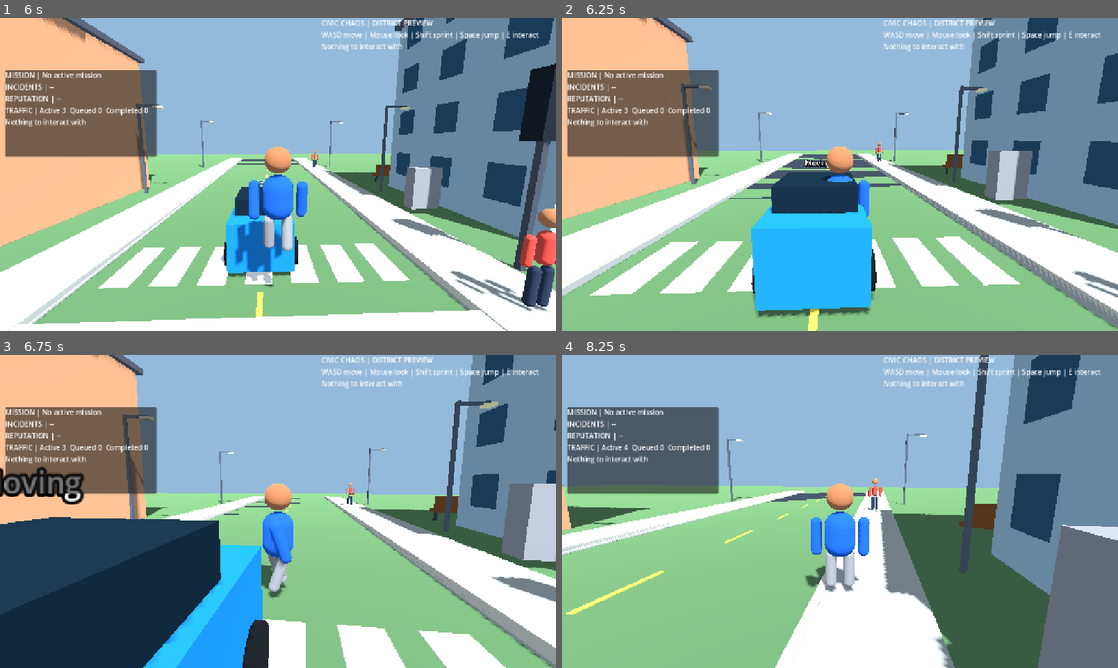
Above: before the commit, frames 1-4 (two rows, left to right).
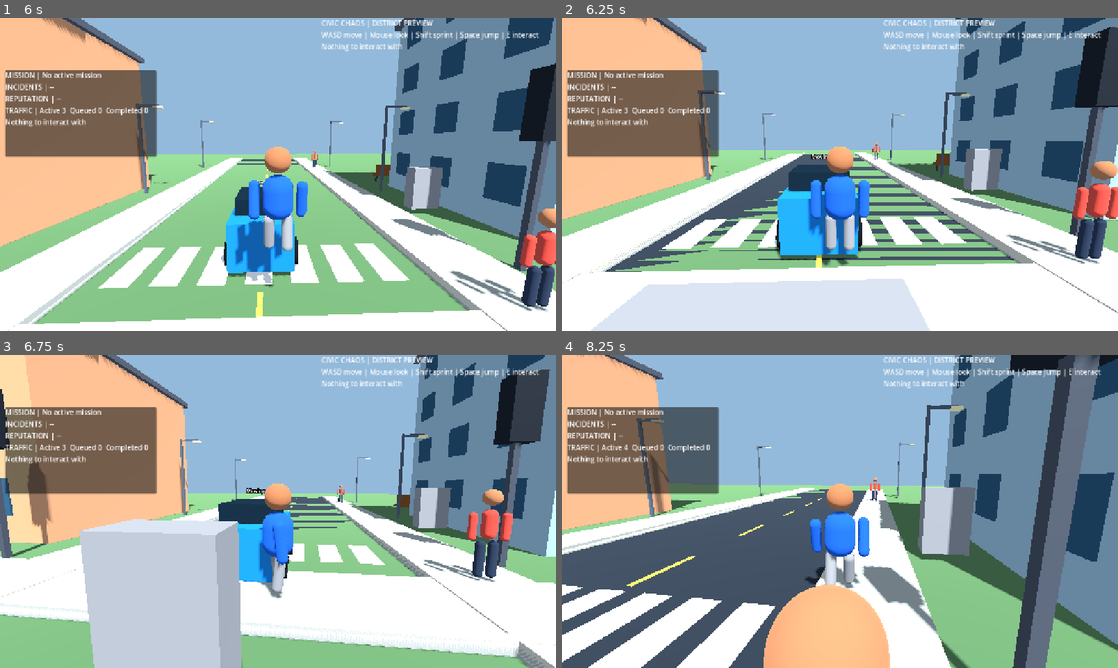
Above: after the commit, the same moments.

Repository: gauravprajapat-23/civic-chaos
Game: Godot game, scene res://scenes/core/menu.tscn
Same seed, same stepped clock (60 frames per second), same inputs: the game is played once before the commit and once after it.
Inputs (mouse positions are in pixels of both pictures, inside the frame that each line leads up to):
- Up to frame 1 (6 s): click "Start Game" at 0.5 s; tap Enter at 1.25 s; move the mouse to (305, 174) at 1.27 s; hold E (interact) 1.28-2.03 s; hold W (move_forward) from 1.28 s (still down); tap Space (jump) at 1.52, 2.27, 3.77, 4.52, 5.27 s; move the mouse to (250, 174) at 2.02 s; tap Shift (sprint) at 2.1, 3.6, 5.1 s; move the mouse to (289, 168) at 2.77 s; hold E (interact) 2.78-3.53 s; move the mouse to (272, 180) at 3.52 s; move the mouse to (316, 177) at 4.27 s; hold E (interact) 4.28-5.03 s; move the mouse to (233, 171) at 5.02 s; move the mouse to (283, 174) at 5.77 s; hold E (interact) from 5.78 s (still down)
- Up to frame 2 (6.25 s): keep holding W (move_forward); keep holding E (interact)
- Up to frame 3 (6.75 s): move the mouse to (255, 505) at 6.52 s; release W (move_forward) at 6.53 s; release E (interact) at 6.53 s; hold D (move_right) from 6.53 s (still down); tap Shift (sprint) at 6.6 s
- Up to frame 4 (8.25 s): tap Space (jump) at 6.77, 7.52 s; move the mouse to (867, 511) at 7.27 s; release D (move_right) at 7.28 s; hold E (interact) 7.28-8.03 s; hold W (move_forward) from 7.28 s (still down); move the mouse to (812, 511) at 8.02 s; tap Shift (sprint) at 8.1 s

Frame 1 is identical in both runs. In frame 2, 43% of the frame differs, in the area x 0-100%, y 0-100%; in frame 3, 58%; in frame 4, 62%.

Commit message:
fix(physics): player collides with world, vehicles and pedestrians

Diff:
--- a/scenes/player/player_root.tscn
+++ b/scenes/player/player_root.tscn
@@ -27,7 +27,7 @@
 [node name="PlayerRoot" type="CharacterBody3D"]
 script = ExtResource("1_player")
 collision_layer = 2
-collision_mask = 1
+collision_mask = 13
 
 [node name="CollisionShape3D" type="CollisionShape3D" parent="."]
 position = Vector3(0, 0.9, 0)
